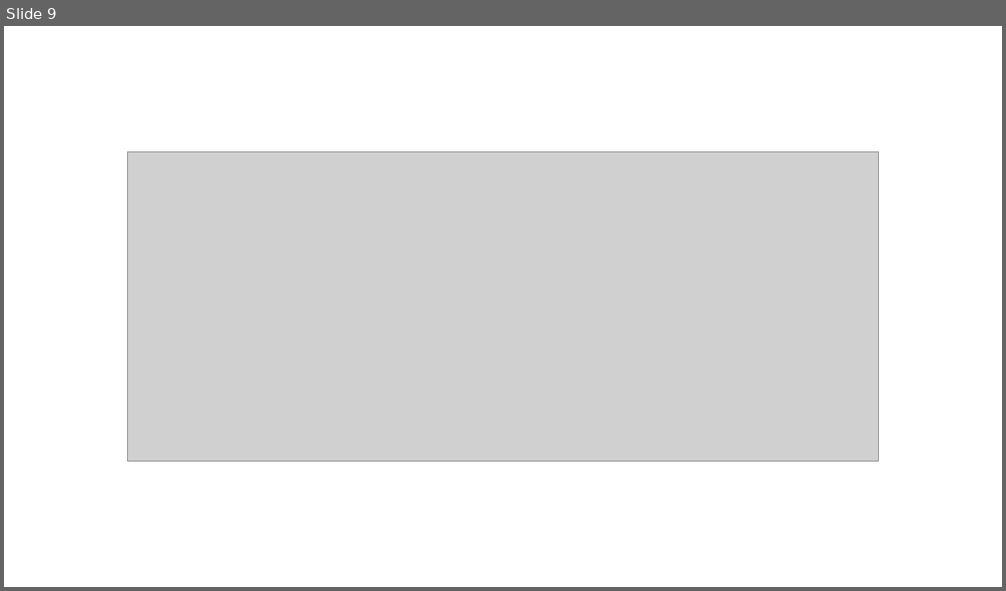
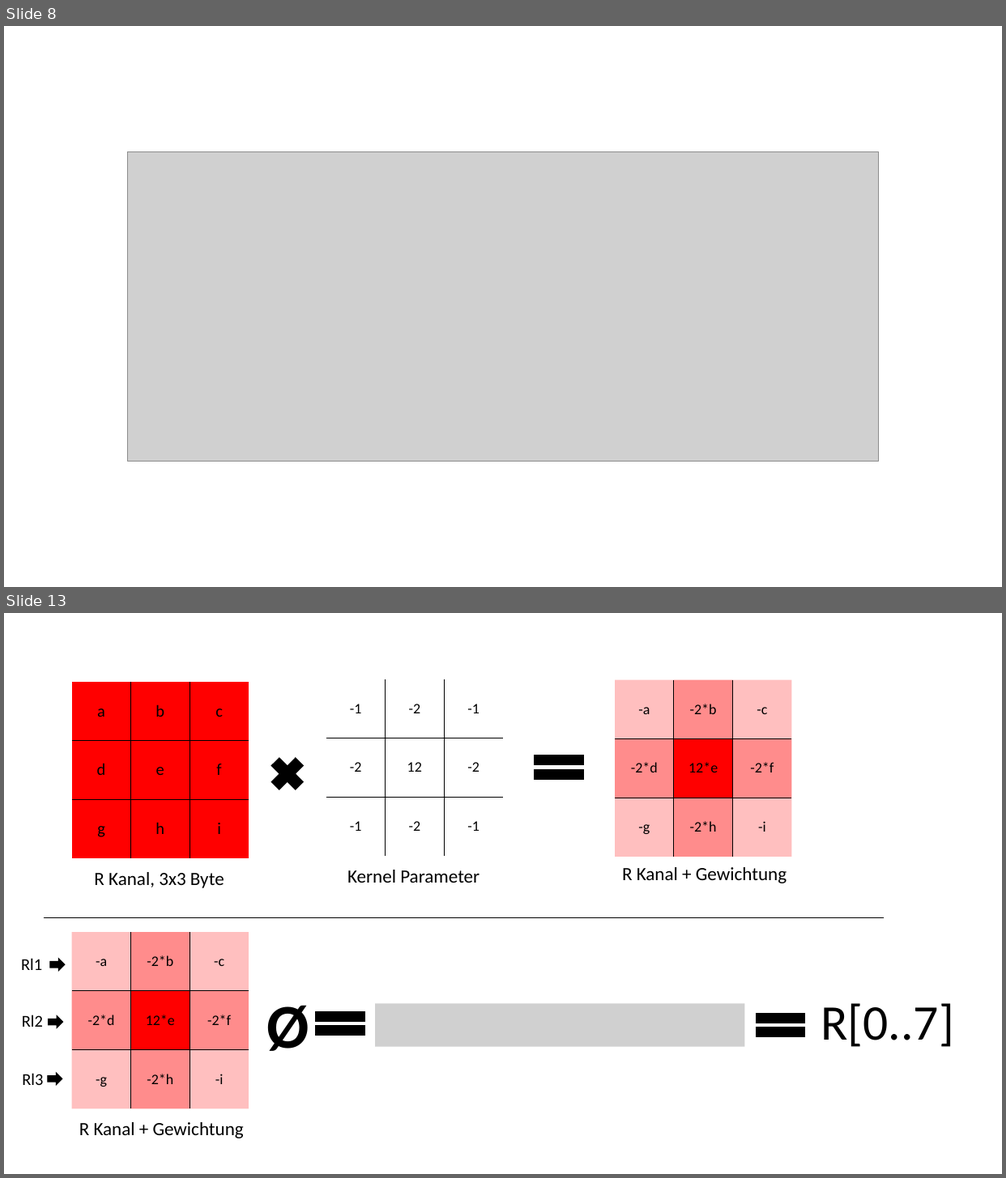
Before and after one commit to Chriss95De/Bachelors-Thesis-VHDL-Pattern-Detection, a slide deck: Dokumentation/Stand Oster/Grafiken.pptx. Shown one above the other, each under a label of ours: slide 9 before the commit, slides 8 and 13 after it; the slides between them are not shown. The pictures are 1006x591 and 1006x1178 pixels, drawn with LibreOffice and Linux fonts; fonts in the diff are those of the drawing; grey boxes stand for pictures. Boxes give left, top, right and bottom in pixels: in the first picture for what was removed or moved away, otherwise in the second. Text is boxed around its words. In the diff, an @@ line names an element or a change of style, - is before the commit and + after.

```diff
--- a/Dokumentation/Stand Oster/Grafiken.pptx
+++ b/Dokumentation/Stand Oster/Grafiken.pptx
@@ slide 13 added at (x1=4, y1=613, x2=1002, y2=1174), background #FFFFFF @@
@@ table added at (x1=72, y1=682, x2=249, y2=858), 3 rows, 3 columns @@
+a | b | c
+d | e | f
+g | h | i
@@ table added at (x1=326, y1=679, x2=503, y2=855), 3 rows, 3 columns @@
+-1 | -2 | -1
+-2 | 12 | -2
+-1 | -2 | -1
@@ table added at (x1=615, y1=679, x2=792, y2=856), 3 rows, 3 columns @@
+-a | -2*b | -c
+-2*d | 12*e | -2*f
+-g | -2*h | -i
@@ cross added at (x1=265, y1=751, x2=310, y2=796), fill #000000, outline #000000 1 pt @@
@@ math equal added at (x1=526, y1=747, x2=592, y2=788), fill #000000, outline #000000 1 pt @@
@@ text added at (x1=94, y1=872, x2=224, y2=888), 18 pt, text #000000 @@
+R Kanal, 3x3 Byte
@@ text added at (x1=347, y1=870, x2=479, y2=883), 18 pt, text #000000 @@
+Kernel Parameter
@@ text added at (x1=622, y1=867, x2=786, y2=884), 18 pt, text #000000 @@
+R Kanal + Gewichtung
@@ line added from (44, 918) to (884, 918), #000000 0.5 pt @@
@@ table added at (x1=72, y1=933, x2=249, y2=1110), 3 rows, 3 columns @@
+-a | -2*b | -c
+-2*d | 12*e | -2*f
+-g | -2*h | -i
@@ text added at (x1=21, y1=958, x2=42, y2=970), 16 pt, text #000000 @@
+Rl1
@@ right arrow added at (x1=50, y1=959, x2=65, y2=971), fill #000000, outline #000000 1 pt @@
@@ text added at (x1=22, y1=1015, x2=43, y2=1027), 16 pt, text #000000 @@
+Rl2
@@ right arrow added at (x1=49, y1=1016, x2=62, y2=1029), fill #000000, outline #000000 1 pt @@
@@ text added at (x1=266, y1=1005, x2=309, y2=1051), 60 pt, text #000000, bold @@
+Ø
@@ math equal added at (x1=307, y1=1003, x2=373, y2=1044), fill #000000, outline #000000 1 pt @@
@@ picture added at (x1=375, y1=1003, x2=745, y2=1047) @@
@@ math equal added at (x1=748, y1=1005, x2=813, y2=1046), fill #000000, outline #000000 1 pt @@
@@ text added at (x1=820, y1=1003, x2=953, y2=1047), 48 pt, text #000000 @@
+R[0..7]
@@ text added at (x1=22, y1=1073, x2=43, y2=1085), 16 pt, text #000000 @@
+Rl3
@@ right arrow added at (x1=48, y1=1073, x2=62, y2=1085), fill #000000, outline #000000 1 pt @@
@@ text added at (x1=79, y1=1122, x2=244, y2=1139), 18 pt, text #000000 @@
+R Kanal + Gewichtung
@@ what was slide 9 is now slide 8 @@
```
Also in this commit, not shown: 1 slide changed, 12 other slides added, 30 other files.
